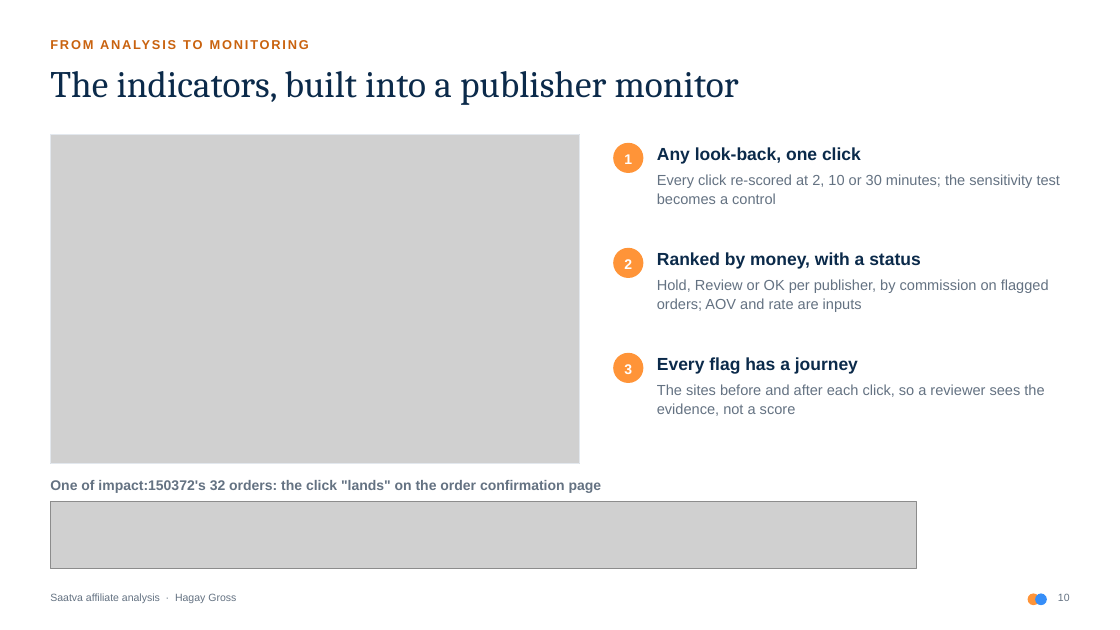
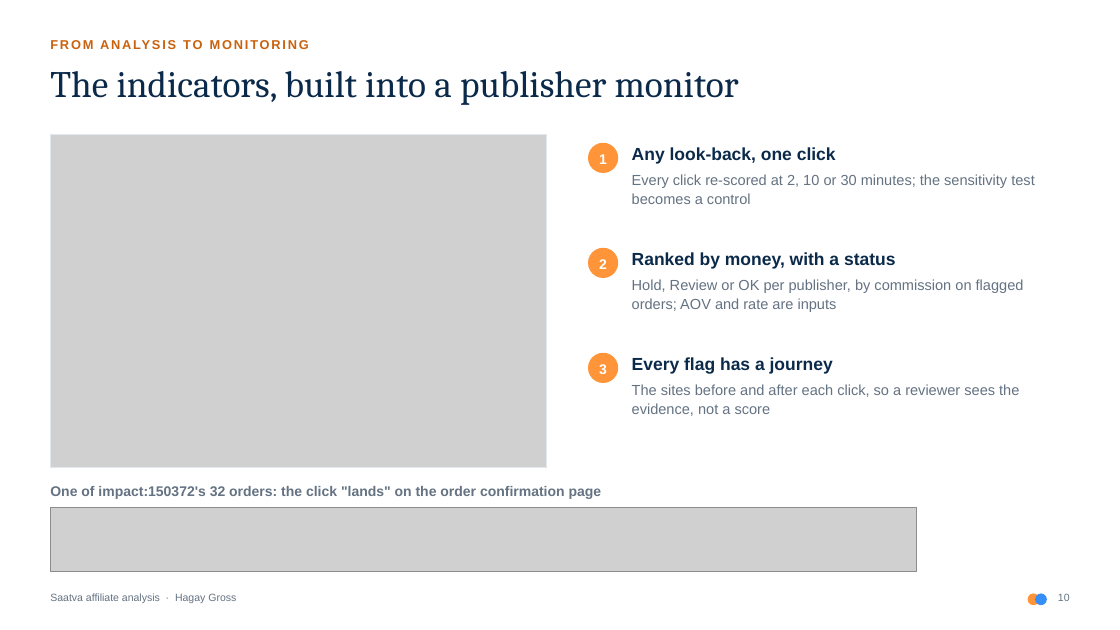
Before and after one commit to Hagaygro/partnerize-assignment, a slide deck: slide 10 of deck/saatva_affiliate_analysis.pptx. Drawn at 1120x630 pixels with LibreOffice and Linux fonts; fonts in the diff are those of the drawing; grey boxes stand for pictures. Boxes give left, top, right and bottom in pixels: in the first picture for what was removed or moved away, otherwise in the second. Text is boxed around its words. In the diff, an @@ line names an element or a change of style, - is before the commit and + after.

```diff
--- a/deck/saatva_affiliate_analysis.pptx
+++ b/deck/saatva_affiliate_analysis.pptx
@@ picture: place and size @@
-picture at [50,134,580,463]
+picture at [50,134,546,467]
@@ rectangle: place and size @@
-rectangle at [50,134,580,463]
+rectangle at [50,134,546,467]
@@ text "Any look-back, one click": place and size @@
-text "Any look-back, one click" at [657,147,861,164]
+text "Any look-back, one click" at [632,147,836,164]
@@ text "Every click re-scored at 2, ...": place and size @@
-text "Every click re-scored at 2, ..." at [657,174,1060,204]
+text "Every click re-scored at 2, ..." at [632,174,1034,204]
@@ text "Ranked by money, with a ...": place and size @@
-text "Ranked by money, with a ..." at [657,252,921,269]
+text "Ranked by money, with a ..." at [632,252,896,269]
@@ text "Hold, Review or OK per ...": place and size @@
-text "Hold, Review or OK per ..." at [657,279,1049,312]
+text "Hold, Review or OK per ..." at [632,279,1024,312]
@@ 3 ellipses: place and size @@
-3 ellipses at [613,143,644,383]
+3 ellipses at [588,143,618,383]
@@ text "Every flag has a journey": place and size @@
-text "Every flag has a journey" at [657,357,858,374]
+text "Every flag has a journey" at [632,357,833,374]
@@ text "The sites before and after ...": place and size @@
-text "The sites before and after ..." at [657,384,1044,416]
+text "The sites before and after ..." at [632,384,1019,416]
@@ text "One of impact:150372's 32 orders: ...": place and size @@
-text "One of impact:150372's 32 orders: ..." at [50,480,602,493]
+text "One of impact:150372's 32 orders: ..." at [50,486,602,499]
@@ picture: place and size @@
-picture at [50,502,917,569]
+picture at [50,507,917,571]
```
Also in this commit, not shown: 5 other files.
